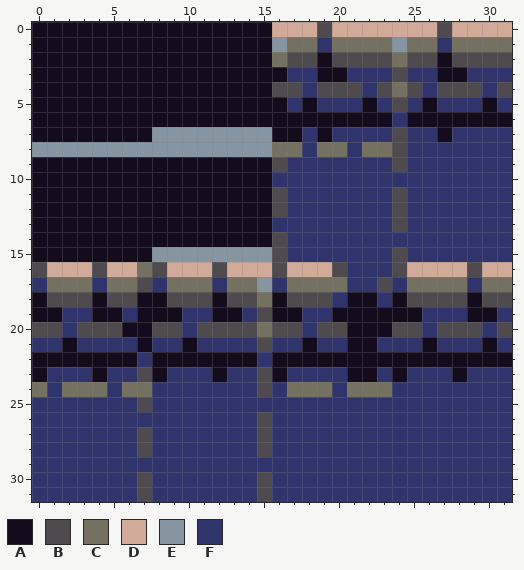
Pixel-art sprite: assets/tiles_stonebrick.png. The first picture shows the starting point.
The file is 32x32 pixels.
Palette (. is transparent): A #140c1c  B #4e4a4e  C #757161  D #d2aa99  E #8595a1  F #30346d
Pixels before, first column x 0:
 0 AAAAAAAAAAAAAAAADDDBDDDDDDDBDDDD
 1 AAAAAAAAAAAAAAAAECCFCCCCECCFCCCC
 2 AAAAAAAAAAAAAAAACBBABBBBCBBABBBB
 3 AAAAAAAAAAAAAAAAAFFAAFFFBFFAAFFF
 4 AAAAAAAAAAAAAAAABBFBBBFBCBFBBBFB
 5 AAAAAAAAAAAAAAAAAFAFFFAFBFAFFFAF
 6 AAAAAAAAAAAAAAAAAAAAAAAAFAAAAAAA
 7 AAAAAAAAEEEEEEEEAAFAFFFFBFFAFFFF
 8 EEEEEEEEEEEEEEEECCFCCFCCBFFFFFFF
 9 AAAAAAAAAAAAAAAABFFFFFFFBFFFFFFF
10 AAAAAAAAAAAAAAAAFFFFFFFFFFFFFFFF
11 AAAAAAAAAAAAAAAABFFFFFFFBFFFFFFF
12 AAAAAAAAAAAAAAAABFFFFFFFBFFFFFFF
13 AAAAAAAAAAAAAAAAFFFFFFFFBFFFFFFF
14 AAAAAAAAAAAAAAAABFFFFFFFFFFFFFFF
15 AAAAAAAAEEEEEEEEBFFFFFFFBFFFFFFF
16 BDDDBDDCBDDDBDDDBDDDBFFFBDDDDBDD
17 FCCCFCCBFCCCFCCEFCCCCFFBFCCCCFCC
18 ABBBABBAABBBABBCABBBFAAFABBBBABB
19 AAFFAAFAAAFFAAFBAAFFAAAAAAFFFAAF
20 BBFBBBAABBFBBBBCBBFBBAAABBFBBBFB
21 FFAFFFFAFFAFFFFBFFAFFAAFFFAFFFAF
22 AAAAAAAFAAAAAAAFAAAAAAAAAAAAAAAA
23 AFFFAFFBAFFFAFFBAFFFFAAFAFFFAFFF
24 CFCCCFCCFFFFFFFBFCCCFCCCFFFFFFFF
25 FFFFFFFBFFFFFFFFFFFFFFFFFFFFFFFF
26 FFFFFFFFFFFFFFFBFFFFFFFFFFFFFFFF
27 FFFFFFFBFFFFFFFBFFFFFFFFFFFFFFFF
28 FFFFFFFBFFFFFFFBFFFFFFFFFFFFFFFF
29 FFFFFFFFFFFFFFFFFFFFFFFFFFFFFFFF
30 FFFFFFFBFFFFFFFBFFFFFFFFFFFFFFFF
31 FFFFFFFBFFFFFFFBFFFFFFFFFFFFFFFF
New version:
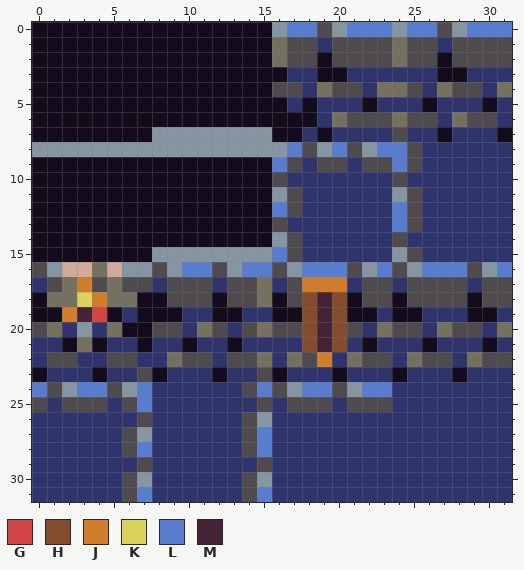
Colours new in this view: G #d04648  H #854c30  J #d27d2c  K #dad45e  L #597dce  M #442434
Edits made:
Changed rows in their new state; - is an unchanged pixel.
first column x 0:
 0 ----------------ELL-ELLLELL-ELLL
 1 ----------------CBB-BBBBCBB-BBBB
 3 ------------------------F-------
 4 -------------------C---C---C---C
 5 ------------------------F-------
 6 -------------------FCBBBCBBFCBBF
 7 -------------------------------A
 8 ----------------ELBELBELLB------
 9 ----------------LB-BB-BBLB------
10 ----------------B-------B-------
11 ----------------EB------EB------
12 ----------------LB------LB------
13 ----------------B-------LB------
14 ----------------EB------B-------
15 ----------------LB------EB------
16 -E--C-EE-ELL-ELL-ELLLBEL-ELLL-EL
17 -B-JB-B--BBB-BBC-BJJJ-B--BBBB-BB
18 -CCKJCC-----------HMH-BB--------
19 --JMG----------F--HMH--F--------
20 -C-EFC-----C-F----HMHBFC---C---C
21 ---CA--------A-F--HMHF----------
22 FBBFFBB-FCBBFBBCFCBJFCBBFCBBFCBB
23 --------------------AFF---------
24 LBELLBEL------BLBELLBELL--------
25 B-BBB-BL-------B-BBB-BBB--------
26 -------B------BE----------------
27 ------BE------BL----------------
28 ------BL------BL----------------
29 -------B-------B----------------
30 ------BE------BE----------------
31 ------BL------BL----------------
Pixel boxes of the changes (left, top, right, bottom) in both pictures:
changed: (32, 22, 512, 502)
